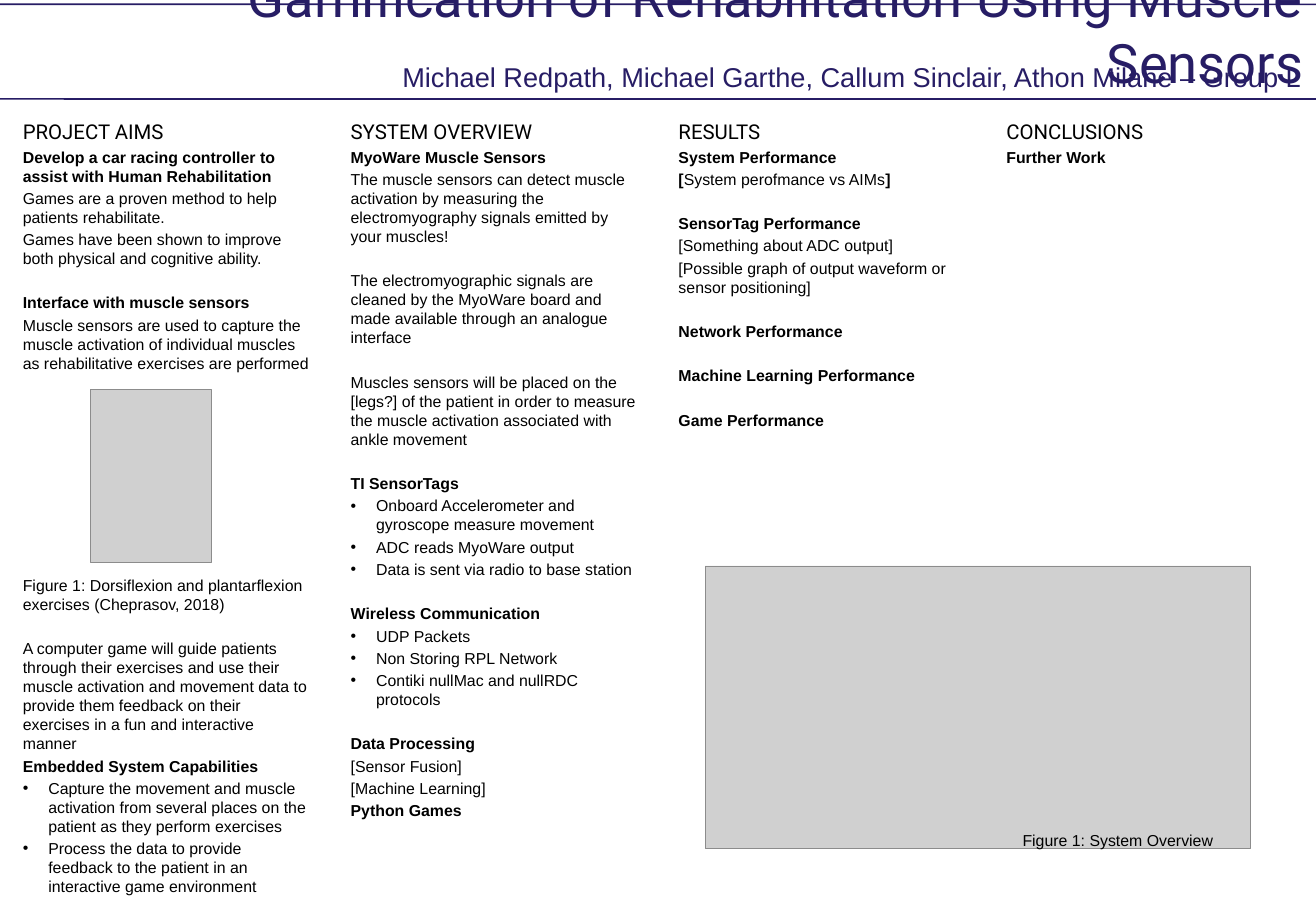
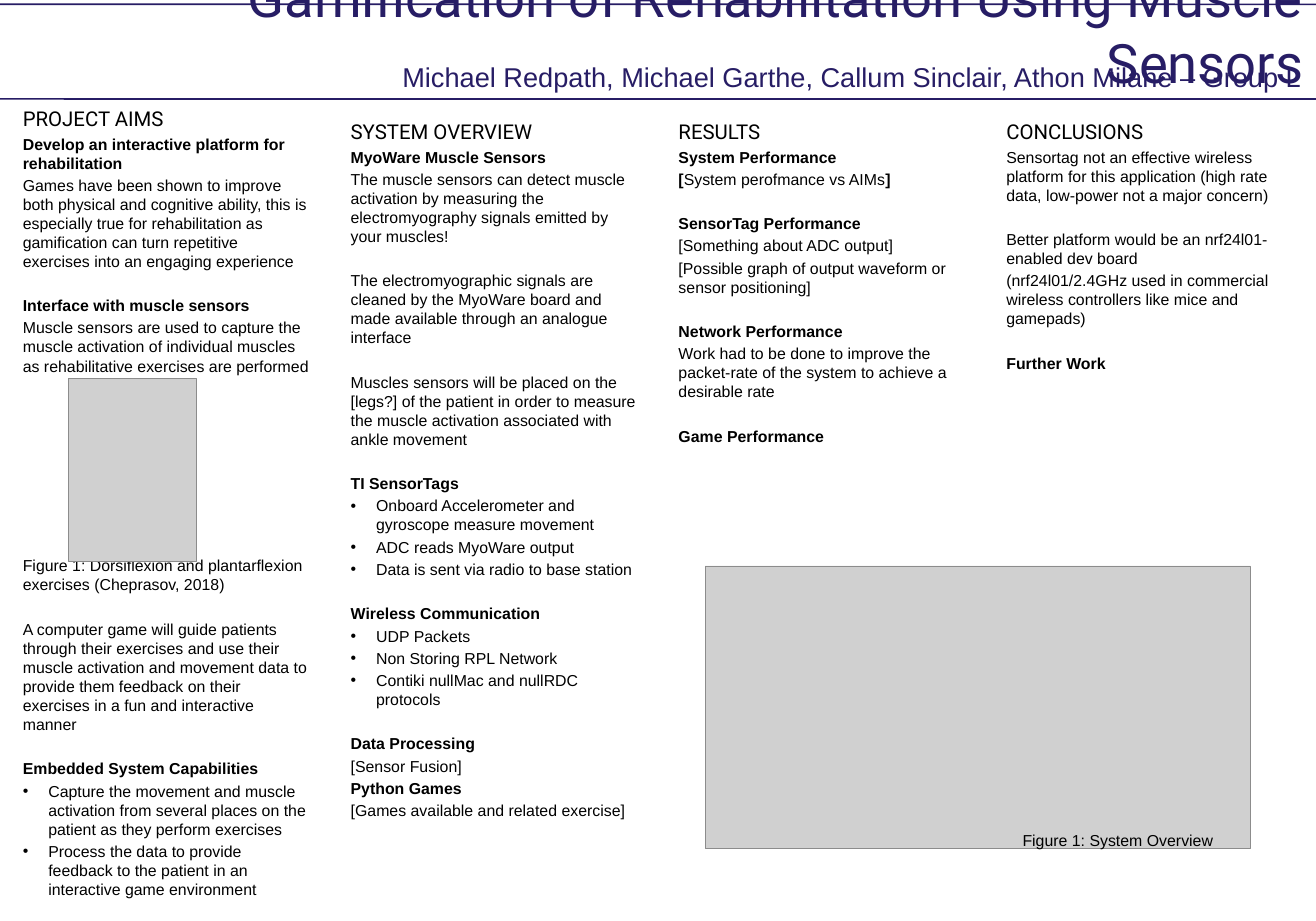
Before and after one commit to Sarrk/myogame, a slide deck: slide 1 of CSSE4011 Poster_Michael.pptx. Drawn at 1316x921 pixels with LibreOffice and Linux fonts; fonts in the diff are those of the drawing; grey boxes stand for pictures. Boxes give left, top, right and bottom in pixels: in the first picture for what was removed or moved away, otherwise in the second. Text is boxed around its words. In the diff, an @@ line names an element or a change of style, - is before the commit and + after.

```diff
--- a/CSSE4011 Poster_Michael.pptx
+++ b/CSSE4011 Poster_Michael.pptx
@@ text "PROJECT AIMS" moved from (x1=23, y1=124, x2=308, y2=896) to (x1=23, y1=111, x2=308, y2=899) @@
@@ text at (x1=23, y1=138, x2=306, y2=271): text changed @@
-Develop a car racing controller to assist with Human Rehabilitation
-Games are a proven method to help patients rehabilitate.
-Games have been shown to improve both physical and cognitive ability.
+Develop an interactive platform for rehabilitation
+Games have been shown to improve both physical and cognitive ability, this is especially true for rehabilitation as gamification can turn repetitive exercises into an engaging experience
@@ text at (x1=1006, y1=151, x2=1269, y2=328): paragraphs added @@
+Sensortag not an effective wireless platform for this application (high rate data, low-power not a major concern)
+Better platform would be an nrf24l01-enabled dev board
+(nrf24l01/2.4GHz used in commercial wireless controllers like mice and gamepads)
@@ text at (x1=678, y1=347, x2=947, y2=397): text changed; bold off @@
-Machine Learning Performance
+Work had to be done to improve the packet-rate of the system to achieve a desirable rate
@@ picture resized from (x1=91, y1=390, x2=211, y2=563) to (x1=68, y1=379, x2=197, y2=562) @@
@@ text at (x1=351, y1=782, x2=485, y2=798): paragraph removed @@
-[Machine Learning]
@@ text at (x1=351, y1=804, x2=625, y2=820): paragraph added @@
+[Games available and related exercise]
```
